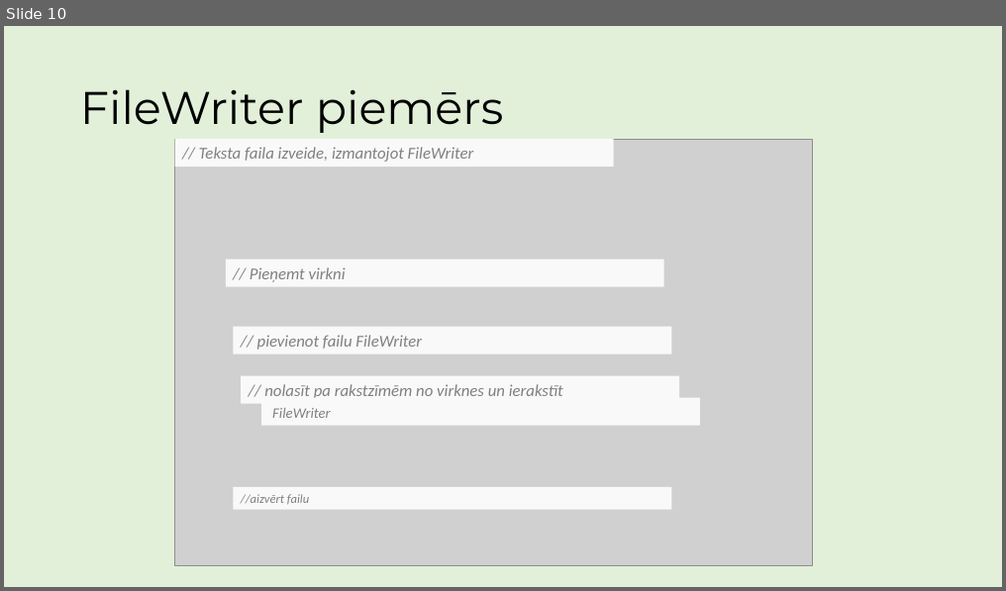
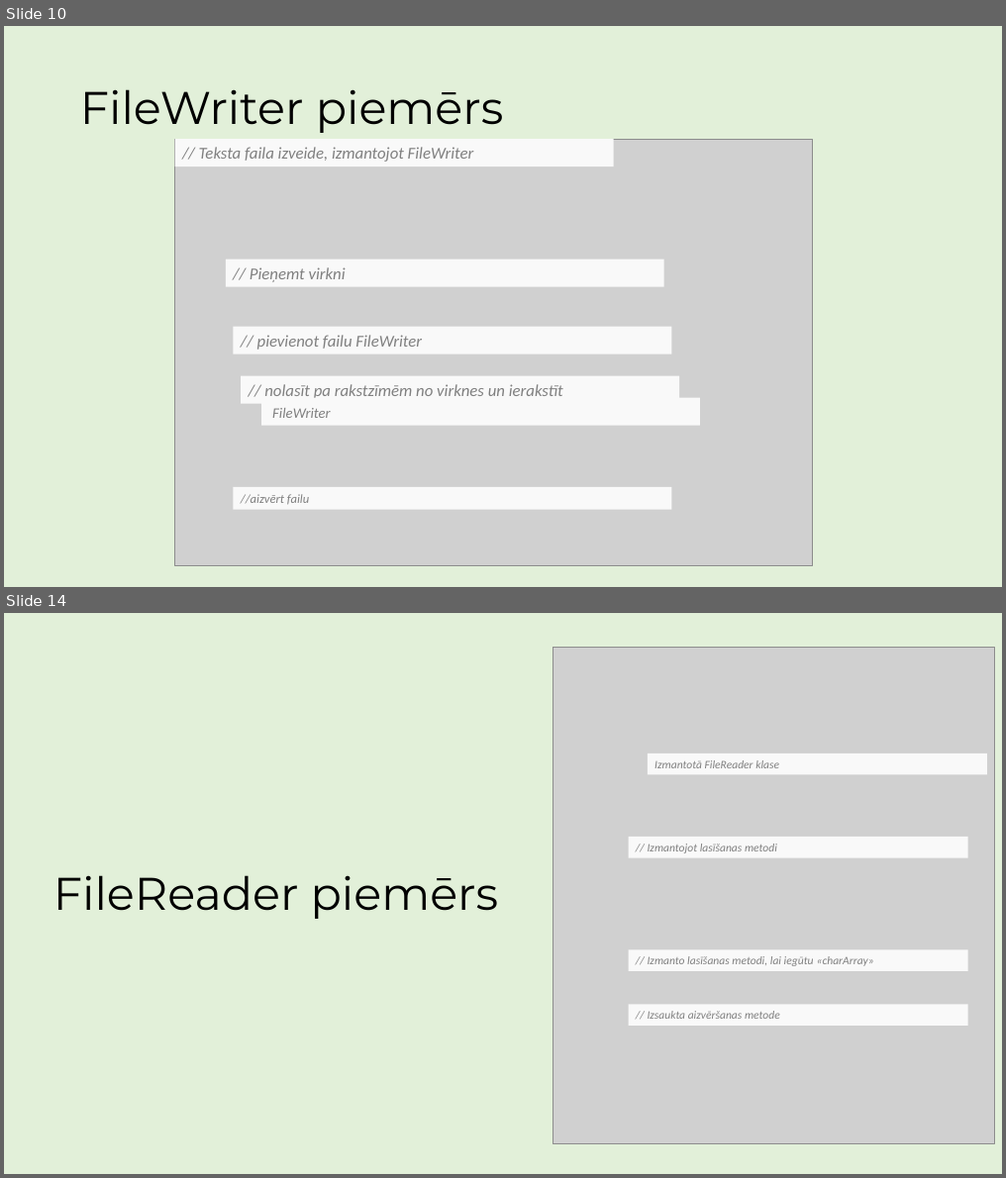
Before and after one commit to ricciss/TekstaDatnes, a slide deck: MacibuMaterials.pptx. Shown one above the other, each under a label of ours: slide 10 before the commit, slides 10 and 14 after it; the slides between them are not shown. The pictures are 1006x591 and 1006x1178 pixels, drawn with LibreOffice and Linux fonts; fonts in the diff are those of the drawing; grey boxes stand for pictures. Boxes give left, top, right and bottom in pixels: in the first picture for what was removed or moved away, otherwise in the second. Text is boxed around its words. In the diff, an @@ line names an element or a change of style, - is before the commit and + after.

Commit message:
Pievienota FileReader informācija mācību materiālam

```diff
--- a/MacibuMaterials.pptx
+++ b/MacibuMaterials.pptx
@@ slide 14 added at box(4, 613, 1002, 1174), background #E2F0D9 @@
@@ picture added at box(552, 647, 994, 1145) @@
@@ rectangle added at box(648, 754, 988, 775), fill #F9F9F9, 11 pt, text #808080, italic @@
+Izmantotā FileReader klase
@@ rectangle added at box(629, 837, 968, 859), fill #F9F9F9, 11 pt, text #808080, italic @@
+// Izmantojot lasīšanas metodi
@@ title added at box(54, 875, 499, 919), 44 pt, text #000000 @@
+FileReader piemērs
@@ rectangle added at box(629, 950, 968, 971), fill #F9F9F9, 11 pt, text #808080, italic @@
+// Izmanto lasīšanas metodi, lai iegūtu «charArray»
@@ rectangle added at box(629, 1004, 968, 1026), fill #F9F9F9, 11 pt, text #808080, italic @@
+// Izsaukta aizvēršanas metode
```
Also in this commit, not shown: 3 slides changed, 3 other slides added.
